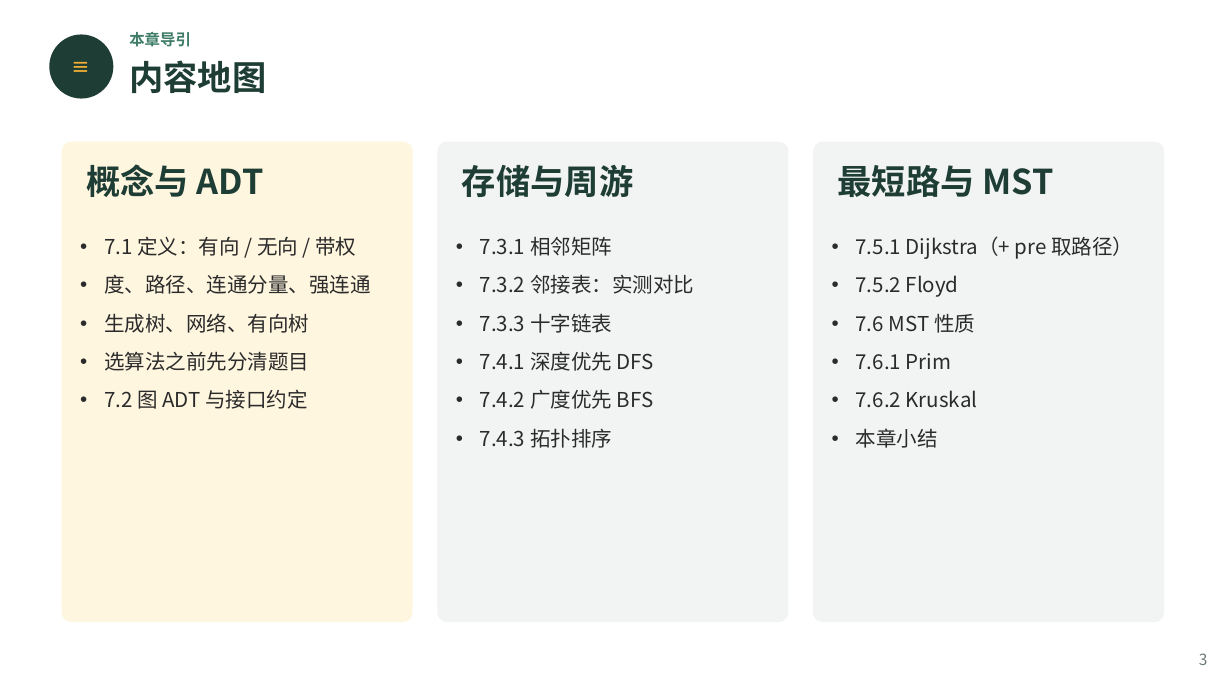
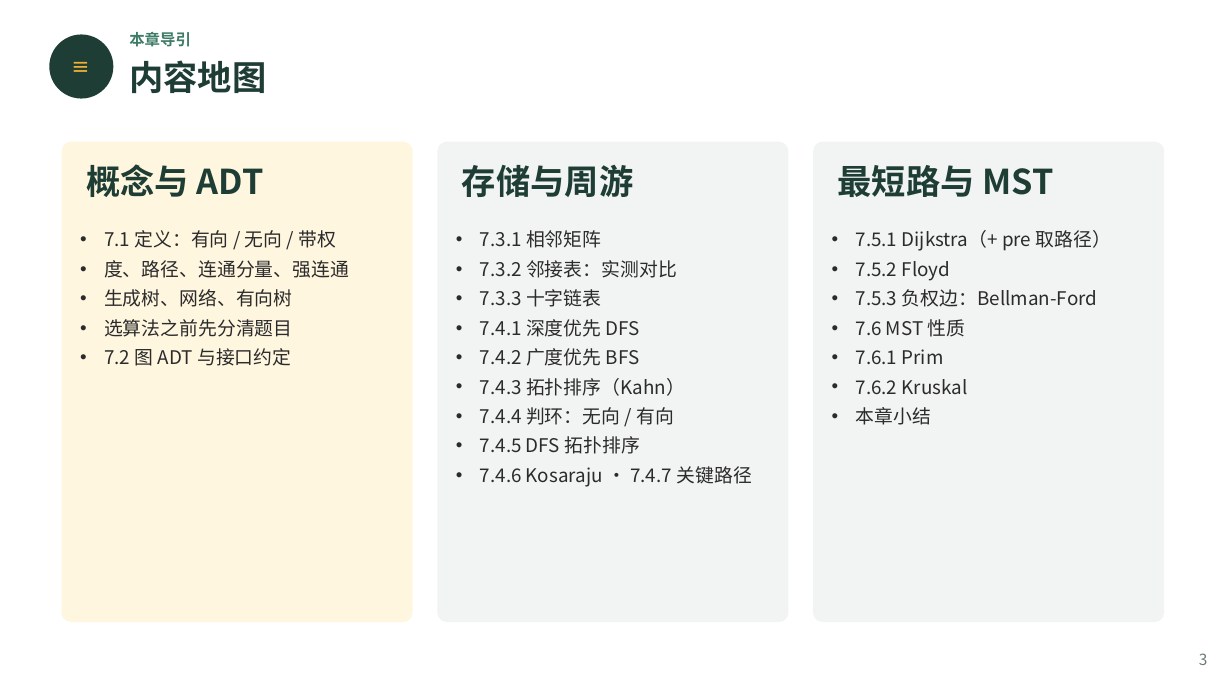
Before and after one commit to GMyhf/2026fall-cs201, a slide deck: slide 3 of courseware/202609_DSA_07_Graph.pptx. Drawn at 1232x693 pixels with LibreOffice and Linux fonts; fonts in the diff are those of the drawing. Boxes give left, top, right and bottom in pixels: in the first picture for what was removed or moved away, otherwise in the second. Text is boxed around its words. In the diff, an @@ line names an element or a change of style, - is before the commit and + after.

```diff
--- a/courseware/202609_DSA_07_Graph.pptx
+++ b/courseware/202609_DSA_07_Graph.pptx
@@ text "7.1 定义：有向 / 无向 / ..." at (104, 230, 349, 366): size 12 to 11 pt; less space between paragraphs @@
@@ text at (480, 230, 677, 366): size 12 to 11 pt in "7.3.1 相邻矩阵", "7.3.2 邻接表：实测对比", "7.3.3 十字链表", "7.4.1 深度优先 DFS" and 1 more places; less space between paragraphs @@
@@ text at (856, 230, 1111, 425): size 12 to 11 pt in "7.5.1 Dijkstra（+ pre 取路径）", "7.5.2 Floyd", "7.6 MST 性质", "7.6.1 Prim" and 2 more places; less space between paragraphs @@
@@ text at (856, 289, 1098, 307): paragraph added @@
+• 7.5.3 负权边：Bellman-Ford
@@ text at (480, 378, 752, 487): text changed; size 12 to 11 pt @@
-• 7.4.3 拓扑排序
+• 7.4.3 拓扑排序（Kahn）
+• 7.4.4 判环：无向 / 有向
+• 7.4.5 DFS 拓扑排序
+• 7.4.6 Kosaraju · 7.4.7 关键路径
```
Also in this commit, not shown: 23 other slides changed, 15 slides added, 2 other files.
